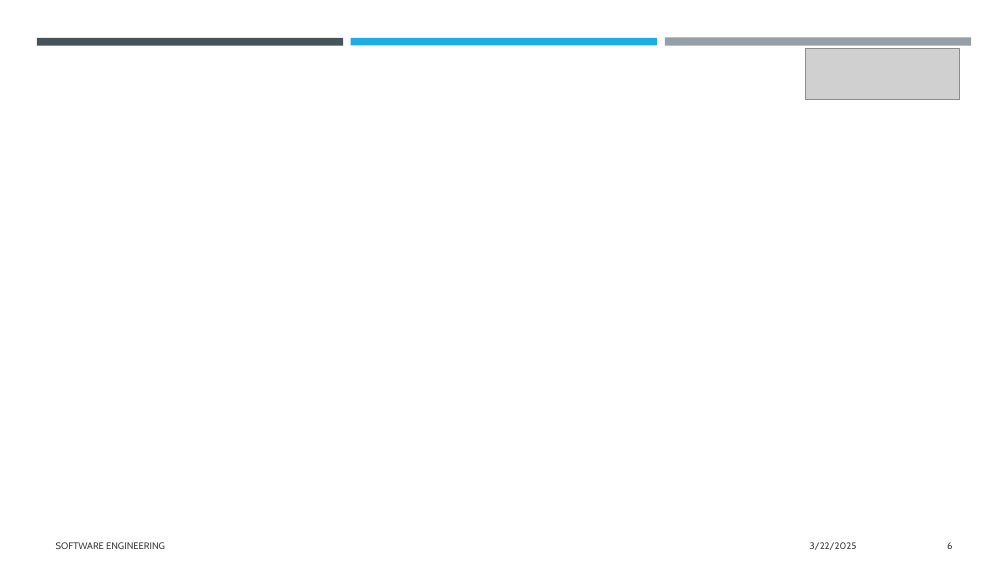
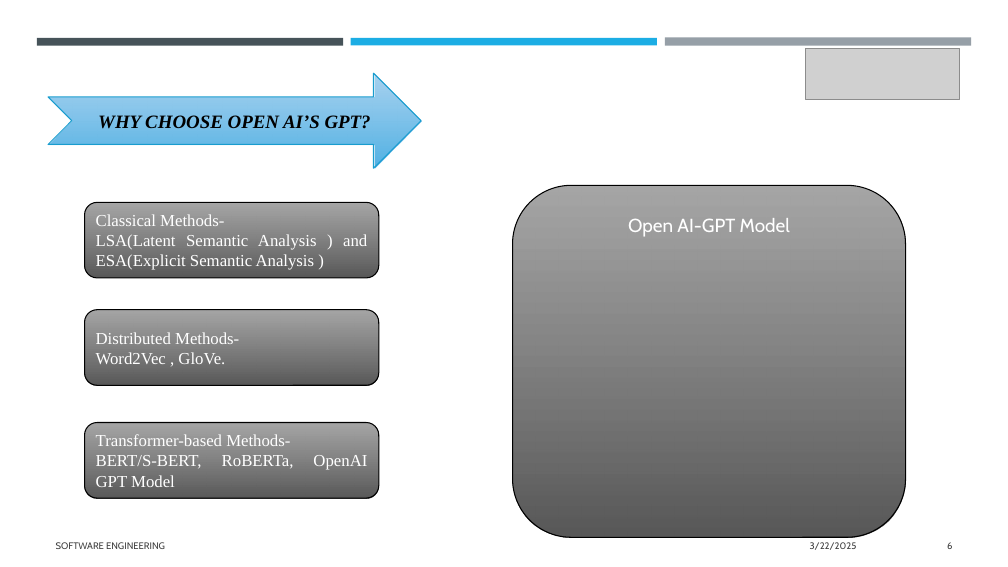
Before and after one commit to senthilmasters2024/Tech_Tweakers, a slide deck: slide 6 of SemanticAnalysisTextualData/SemanticAnalysisTextualData/Documentation/SemanticAnalysisTextualData.pptx. Drawn at 1008x567 pixels with LibreOffice and Linux fonts; fonts in the diff are those of the drawing; grey boxes stand for pictures. Boxes give left, top, right and bottom in pixels: in the first picture for what was removed or moved away, otherwise in the second. Text is boxed around its words. In the diff, an @@ line names an element or a change of style, - is before the commit and + after.

```diff
--- a/SemanticAnalysisTextualData/SemanticAnalysisTextualData/Documentation/SemanticAnalysisTextualData.pptx
+++ b/SemanticAnalysisTextualData/SemanticAnalysisTextualData/Documentation/SemanticAnalysisTextualData.pptx
@@ notched right arrow added at (x1=48, y1=73, x2=421, y2=169), fill gradient #9CCCED to #52B1E5, outline #189CCE 1 pt, 18 pt, text #000000, bold, italic @@
+WHY CHOOSE OPEN AI’S GPT?
@@ rounded rectangle added at (x1=85, y1=203, x2=379, y2=278), fill gradient #9B9B9B to #595959, outline #000000 1 pt, 16 pt, text #FFFFFF @@
+Classical Methods-
+LSA(Latent Semantic Analysis ) and ESA(Explicit Semantic Analysis )
@@ rounded rectangle added at (x1=513, y1=185, x2=906, y2=538), fill gradient #9B9B9B to #595959, outline #000000 1 pt, 18 pt, text #FFFFFF @@
+Open AI-GPT Model
@@ rounded rectangle added at (x1=85, y1=310, x2=379, y2=386), fill gradient #9B9B9B to #595959, outline #000000 1 pt, 16 pt, text #FFFFFF @@
+Distributed Methods-
+Word2Vec , GloVe.
@@ rounded rectangle added at (x1=85, y1=423, x2=379, y2=498), fill gradient #9B9B9B to #595959, outline #000000 1 pt, 16 pt, text #FFFFFF @@
+Transformer-based Methods-
+BERT/S-BERT, RoBERTa, OpenAI GPT Model
```
Also in this commit, not shown: 6 other slides changed, 4 slides added.
